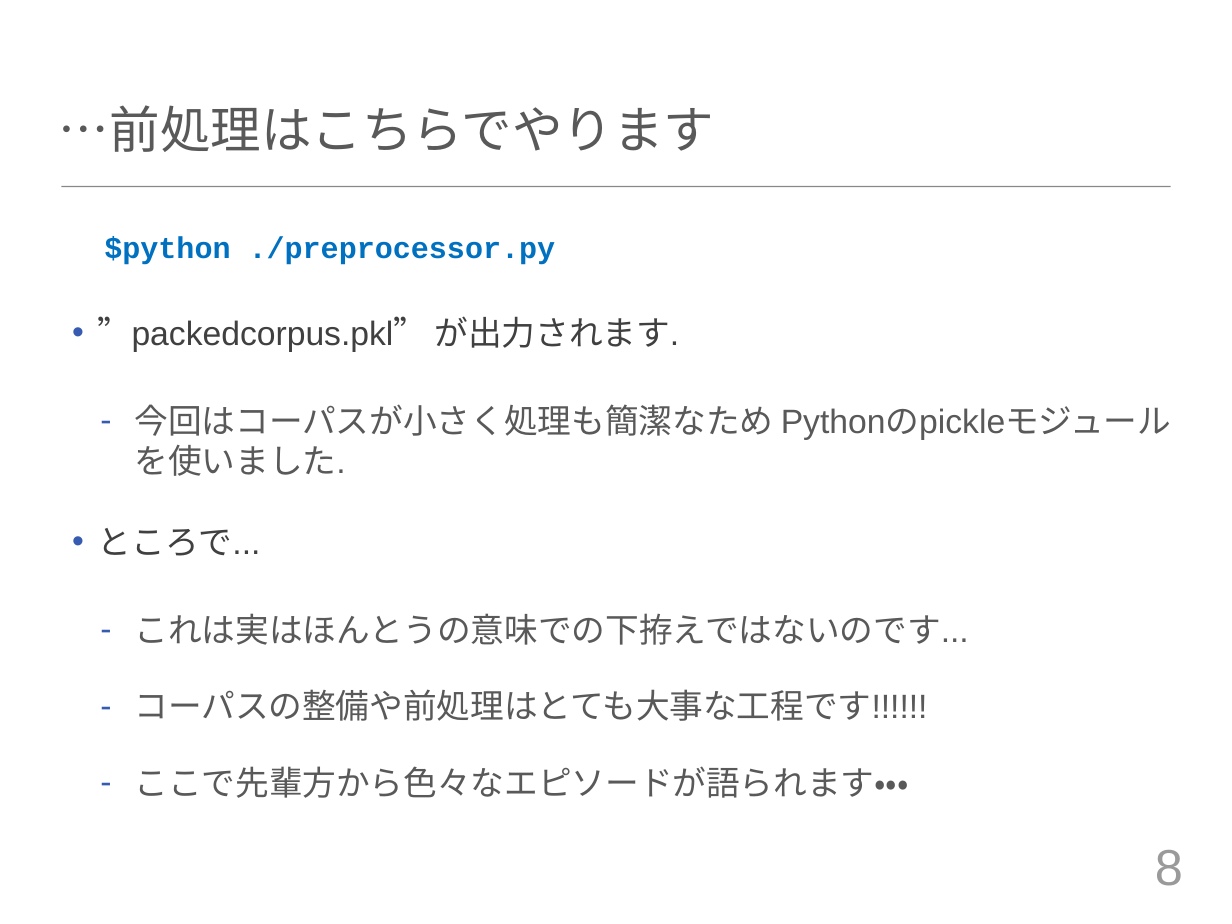
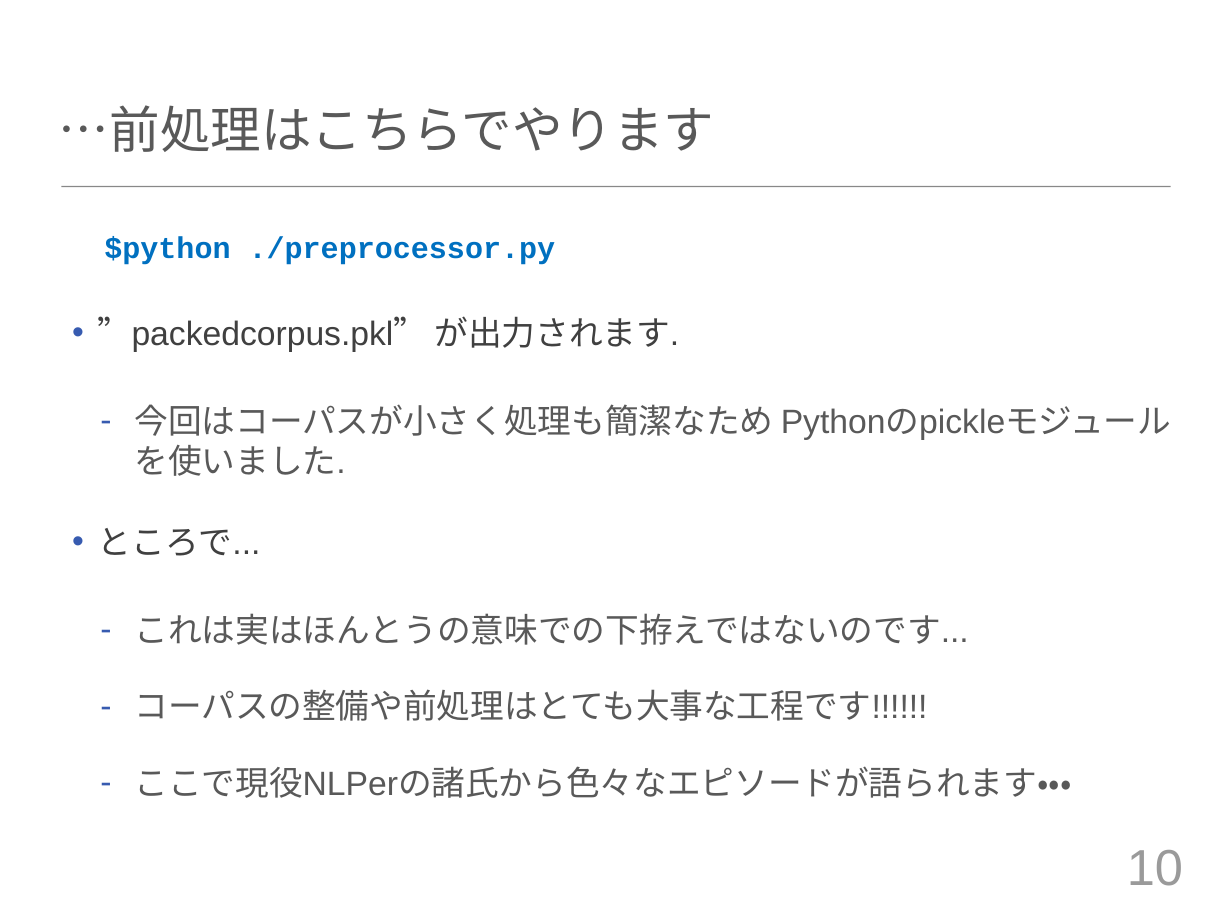
Before and after one commit to tuxedocat/ss2012, a slide deck: slide 10 of ss2012_slide.pptx (slide 8 before the commit). Drawn at 1232x924 pixels with LibreOffice and Linux fonts; fonts in the diff are those of the drawing. Boxes give left, top, right and bottom in pixels: in the first picture for what was removed or moved away, otherwise in the second. Text is boxed around its words. In the diff, an @@ line names an element or a change of style, - is before the commit and + after.

```diff
--- a/ss2012_slide.pptx
+++ b/ss2012_slide.pptx
@@ text at bbox=[134, 766, 1071, 798]: text changed @@
-  – ここで先輩方から色々なエピソードが語られます・・・
+  – ここで現役NLPerの諸氏から色々なエピソードが語られます・・・
@@ page number at bbox=[1127, 850, 1183, 886]: text changed @@
-8
+10
```
Also in this commit, not shown: 3 other slides changed, 8 slides added, 1 slide removed.
